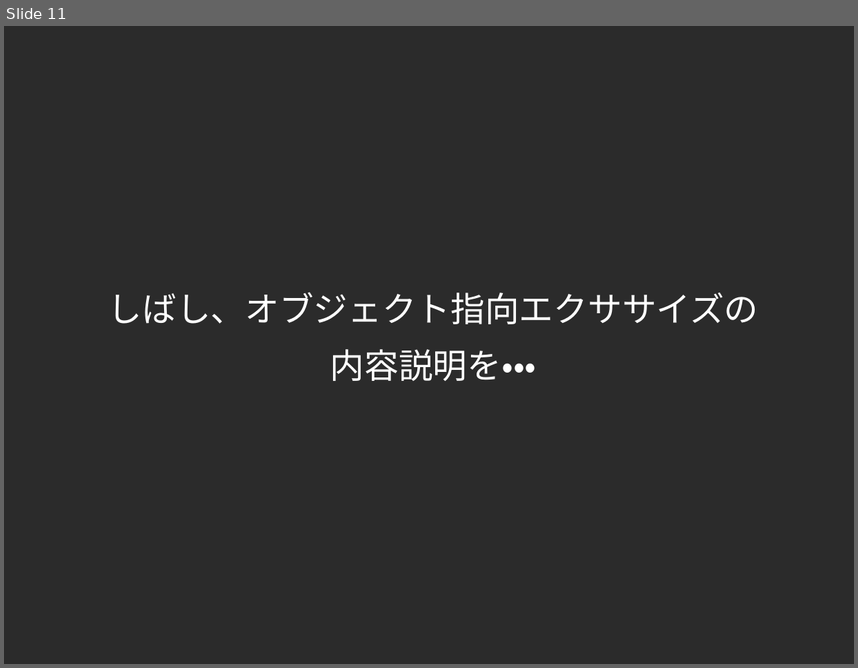
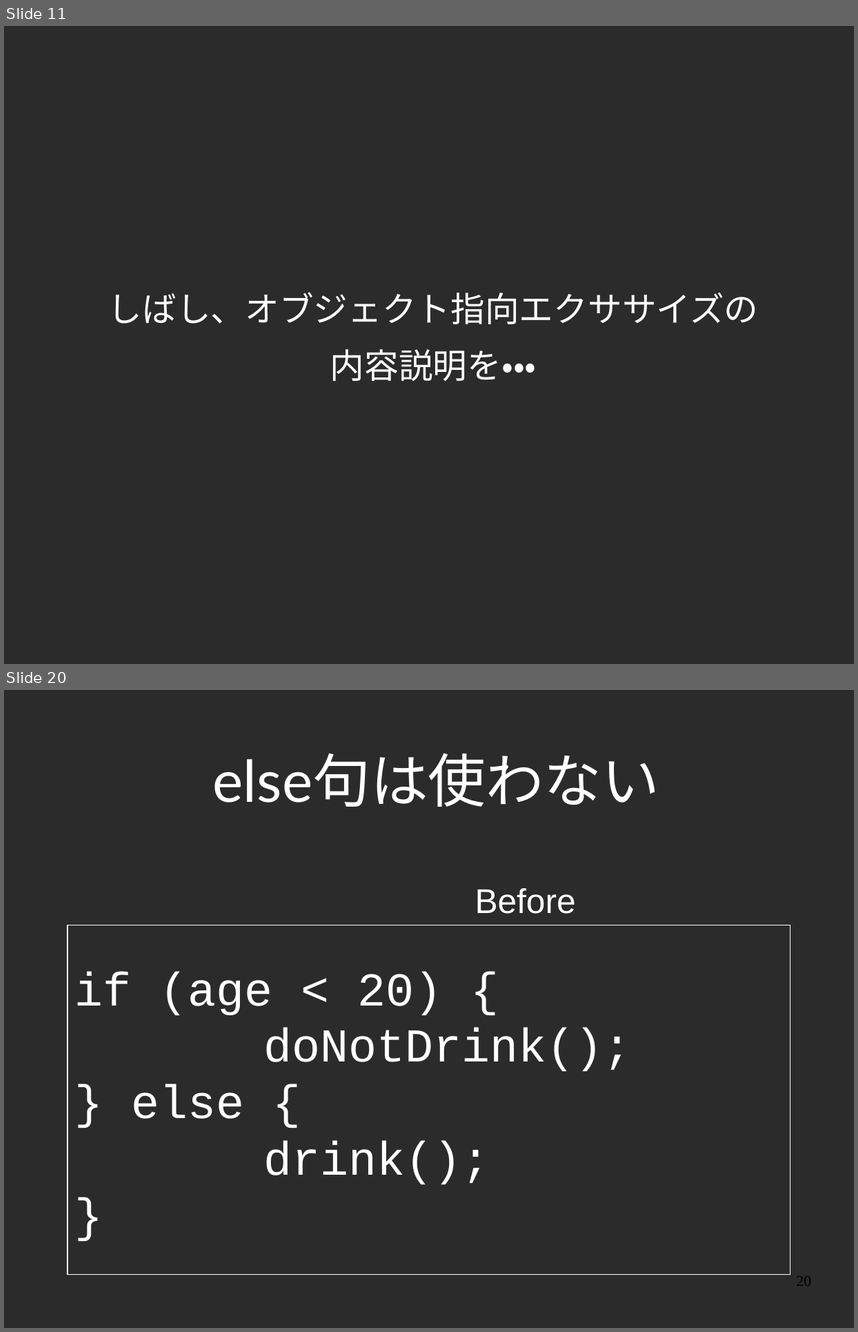
Before and after one commit to yojik/yojik-lib, a slide deck: 2009devsumi/oo_exercise/doc/devsum.odp. Shown one above the other, each under a label of ours: slide 11 before the commit, slides 11 and 20 after it; the slides between them are not shown. The pictures are 858x668 and 858x1332 pixels, drawn with LibreOffice and Linux fonts; fonts in the diff are those of the drawing; background and template pictures are left out; a plain dark background stands for a picture behind light text. Boxes give left, top, right and bottom in pixels: in the first picture for what was removed or moved away, otherwise in the second. Text is boxed around its words. In the diff, an @@ line names an element or a change of style, - is before the commit and + after.

```diff
--- a/2009devsumi/oo_exercise/doc/devsum.odp
+++ b/2009devsumi/oo_exercise/doc/devsum.odp
@@ slide 20 added at (4,690,854,1328), background picture (left out) @@
@@ title added at (213,753,660,807), 54 pt, text #FFFFFF @@
+else句は使わない
@@ text added at (475,888,576,914), 32 pt, text #FFFFFF @@
+Before
@@ rectangle added at (67,925,790,1274), outline #FFFFFF 0.74 pt, 44 pt, text #FFFFFF @@
+if (age < 20) {
+doNotDrink();
+} else {
+drink();
+}
@@ page number added at (796,1276,811,1285), 14 pt, text #000000 @@
+20
```
Also in this commit, not shown: 7 slides changed, 20 other slides added.
